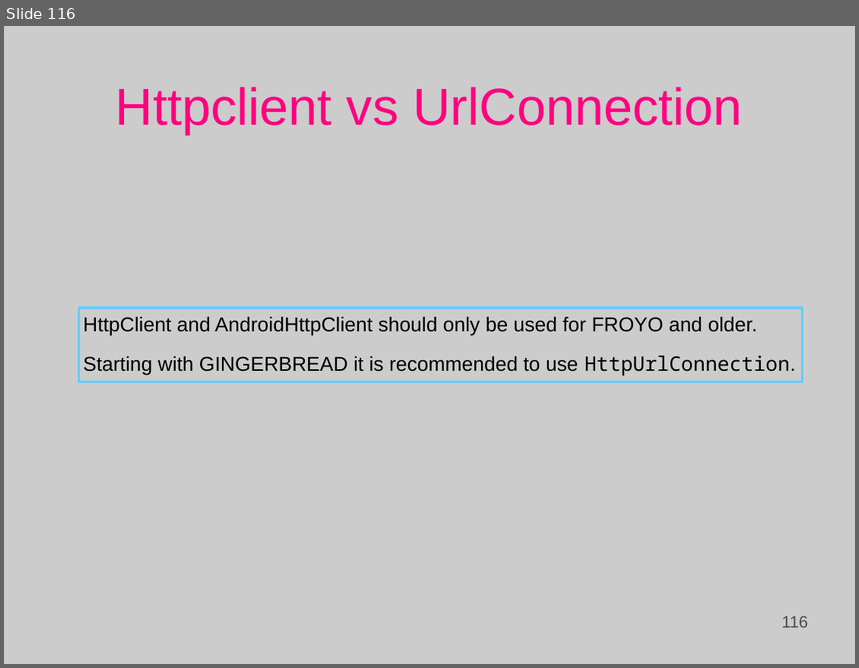
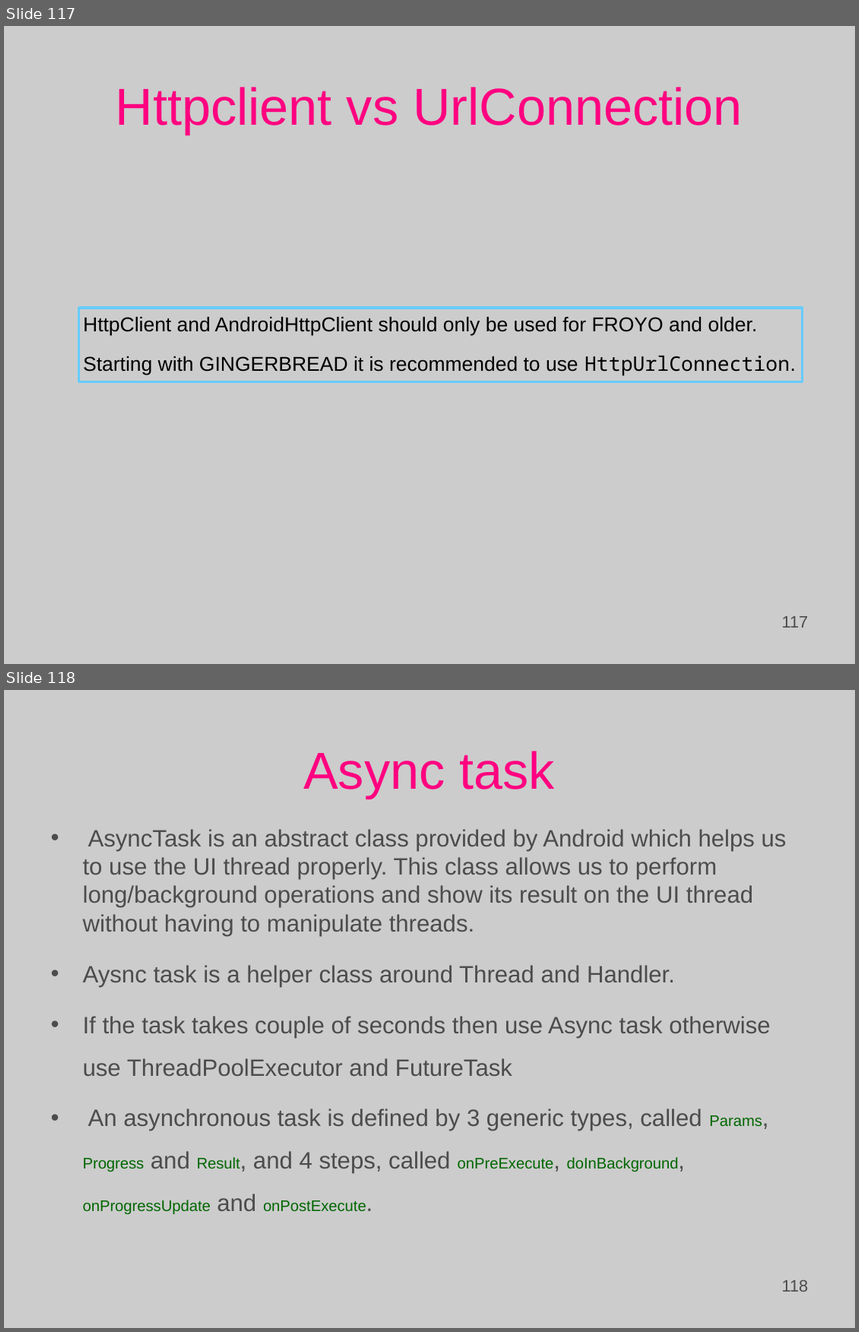
Before and after one commit to Basis-Android-Training/basis-android-training, a slide deck: Batch 12/Course lectures.ppt. Shown one above the other, each under a label of ours: slide 116 before the commit, slides 117 and 118 after it. The pictures are 859x668 and 859x1332 pixels, drawn with LibreOffice and Linux fonts; fonts in the diff are those of the drawing; background and template pictures are left out. Boxes give left, top, right and bottom in pixels: in the first picture for what was removed or moved away, otherwise in the second. Text is boxed around its words. In the diff, an @@ line names an element or a change of style, - is before the commit and + after.

Commit message:
Class 14's lecture sheet updated.

```diff
--- a/Batch 12/Course lectures.ppt
+++ b/Batch 12/Course lectures.ppt
@@ slide 118 added at [4,690,855,1328], background picture (left out) @@
@@ title added at [303,751,555,799], 44 pt, text #FF0080 @@
+Async task
@@ text added at [83,829,787,1215], 20 pt, text #4C4C4C @@
+• AsyncTask is an abstract class provided by Android which helps us to use the UI thread properly. This class allows us to perform long/background operations and show its result on the UI thread without having to manipulate threads.
+• Aysnc task is a helper class around Thread and Handler.
+• If the task takes couple of seconds then use Async task otherwise use ThreadPoolExecutor and FutureTask
+• An asynchronous task is defined by 3 generic types, called Params, Progress and Result, and 4 steps, called onPreExecute, doInBackground, onProgressUpdate and onPostExecute.
@@ page number added at [614,1271,813,1298], 14 pt, text #4C4C4C @@
+118
@@ what was slide 116 is now slide 117 @@
@@ page number at [782,617,809,628]: text changed @@
-116
+117
```
Also in this commit, not shown: 25 other slides added, 31 other files.
